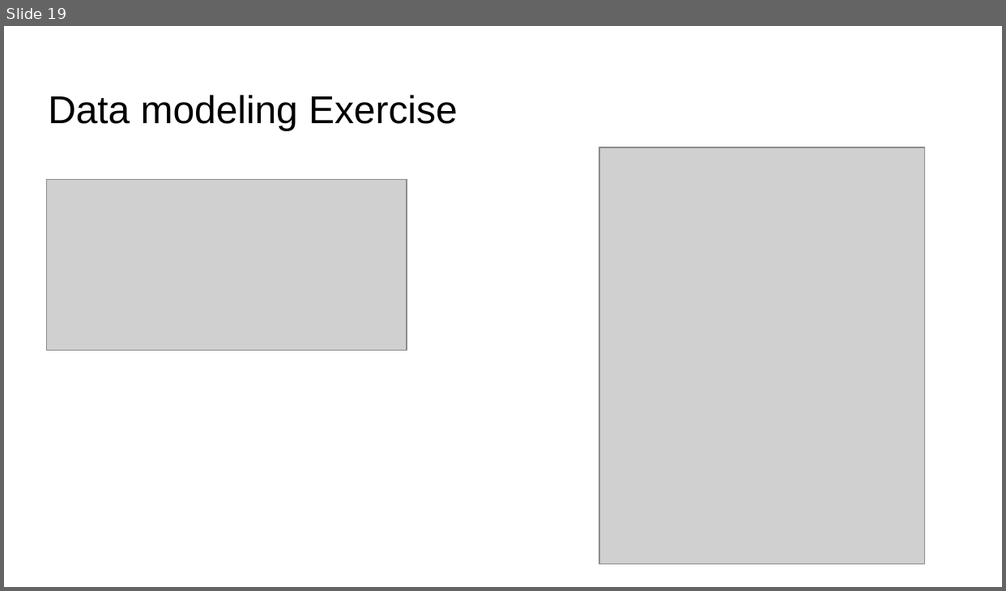
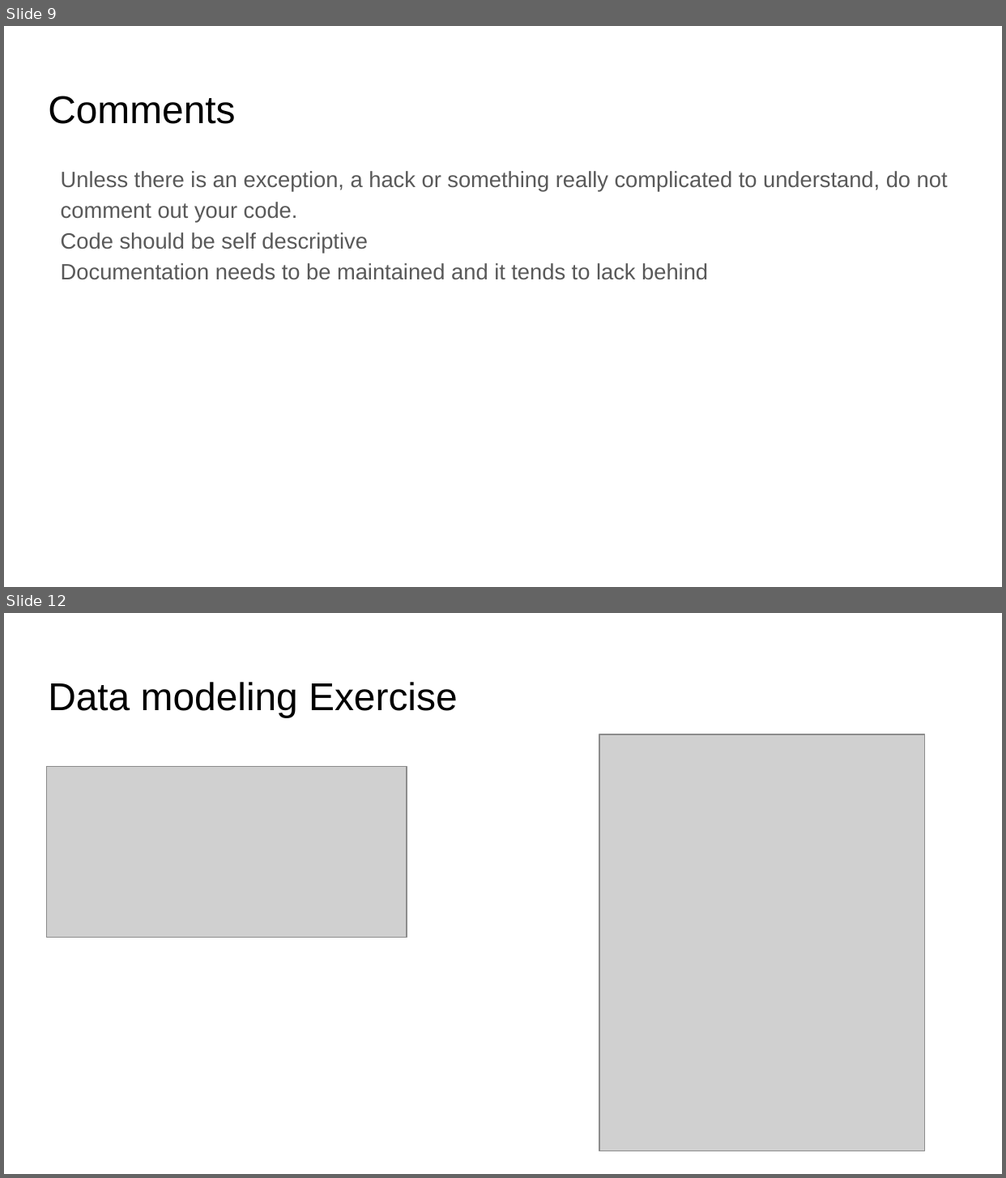
Before and after one commit to coroveiandrei/UTCNSoftwareDesignLab, a slide deck: lab2/Slides.pptx. Shown one above the other, each under a label of ours: slide 19 before the commit, slides 9 and 12 after it; the slides between them are not shown. The pictures are 1006x591 and 1006x1178 pixels, drawn with LibreOffice and Linux fonts; fonts in the diff are those of the drawing; grey boxes stand for pictures. Boxes give left, top, right and bottom in pixels: in the first picture for what was removed or moved away, otherwise in the second. Text is boxed around its words. In the diff, an @@ line names an element or a change of style, - is before the commit and + after.

```diff
--- a/lab2/Slides.pptx
+++ b/lab2/Slides.pptx
@@ slide 9 added at (4,26,1002,587), background #FFFFFF @@
@@ title added at (48,96,235,124), 28 pt, text #000000 @@
+Comments
@@ text added at (61,171,948,280), 16 pt, text #595959 @@
+Unless there is an exception, a hack or something really complicated to understand, do not comment out your code.
+Code should be self descriptive
+Documentation needs to be maintained and it tends to lack behind
@@ what was slide 19 is now slide 12 @@
```
Also in this commit, not shown: 3 slides changed, 7 other slides added, 15 slides removed.
